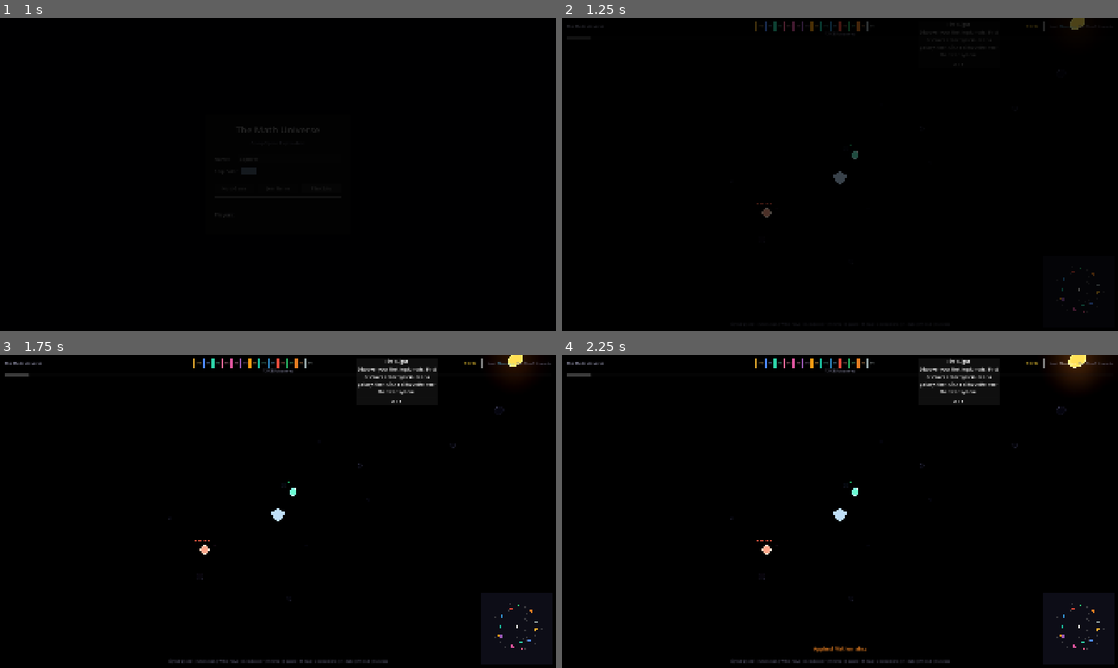
Above: before the commit, frames 1-4 (two rows, left to right).
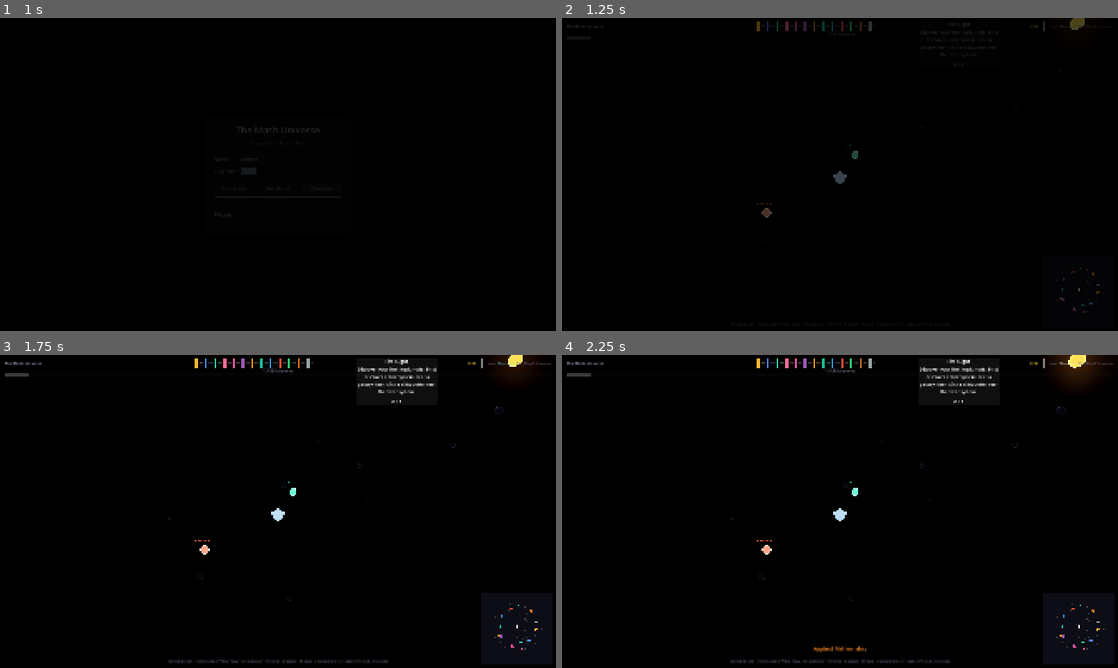
Above: after the commit, the same moments.

Repository: TimWinkler/TheMathUniverse
Game: Godot game, scene res://scenes/lobby.tscn
The game is run twice, just before and just after one commit, with the same random seed, the same clock (stepped at 60 frames per second) and the same inputs.
Inputs (mouse positions are in pixels of both pictures, inside the frame that each line leads up to):
- Up to frame 1 (1 s): click "Play Solo" at 0.5 s
- Up to frame 2 (1.25 s): no input
- Up to frame 3 (1.75 s): tap Enter (chat) at 1.25 s; drag from (517, 630) to (333, 442) at 1.27 s
- Up to frame 4 (2.25 s): click "Elementary" at 2 s

Frame 1 is identical in both runs. In frame 2, 0.3% of the frame differs, in the area x 34-84%, y 1-5%; in frame 3, 0.4%; in frame 4, 0.4%.

Commit message:
Fix achievement label rendering in HUD
Replace Unicode star with plain text for web font compatibility,
clip DomainIndicators to prevent overflow, and raise achievement
label z-index above the colored bars.

Co-Authored-By: Claude Opus 4.6 <noreply@anthropic.com>

Diff:
--- a/scenes/ui/hud.tscn
+++ b/scenes/ui/hud.tscn
@@ -31,6 +31,7 @@
 [node name="DomainIndicators" type="HBoxContainer" parent="TopBar"]
 unique_name_in_owner = true
 layout_mode = 2
+clip_contents = true
 theme_override_constants/separation = 6
 
 [node name="Spacer2" type="Control" parent="TopBar"]
@@ -40,9 +41,10 @@
 [node name="AchievementLabel" type="Label" parent="TopBar"]
 unique_name_in_owner = true
 layout_mode = 2
+z_index = 10
 theme_override_font_sizes/font_size = 13
 theme_override_colors/font_color = Color(0.9, 0.75, 0.2, 1)
-text = "★ 0/7"
+text = "0/10"
 
 [node name="ProgressContainer" type="VBoxContainer" parent="."]
 anchors_preset = 10
--- a/scripts/ui/hud.gd
+++ b/scripts/ui/hud.gd
@@ -94,7 +94,7 @@
 
 
 func _update_achievement_count() -> void:
-	achievement_label.text = "★ %d/%d" % [Achievements.get_unlocked_count(), Achievements.get_total_count()]
+	achievement_label.text = "%d/%d" % [Achievements.get_unlocked_count(), Achievements.get_total_count()]
 
 
 func show_hover(node_id: String) -> void:
